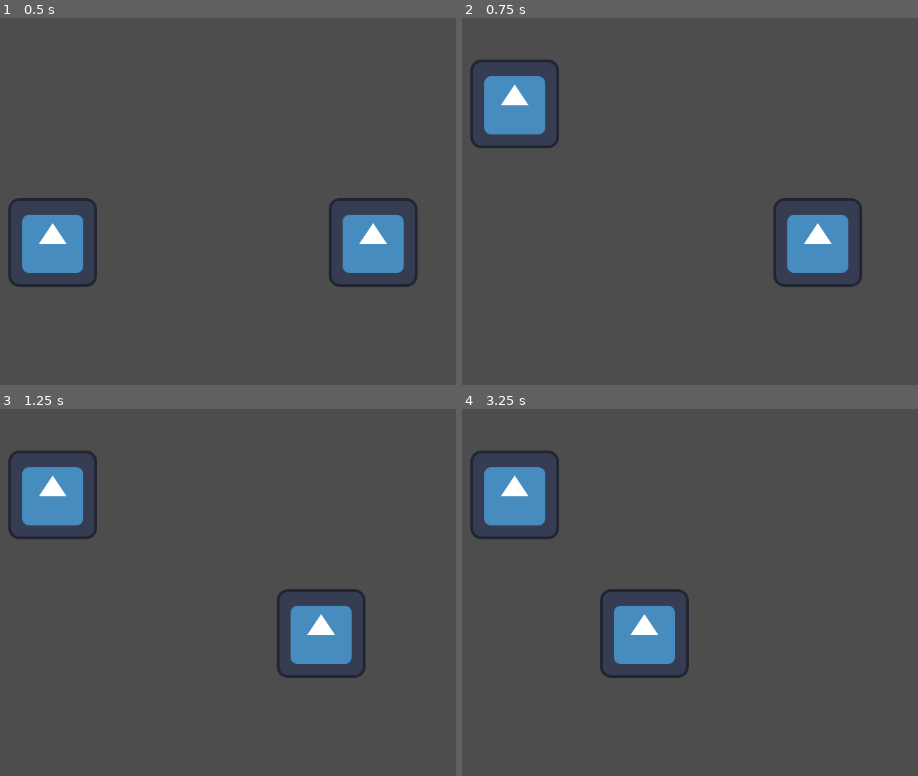
Above: before the commit, frames 1-4 (two rows, left to right).
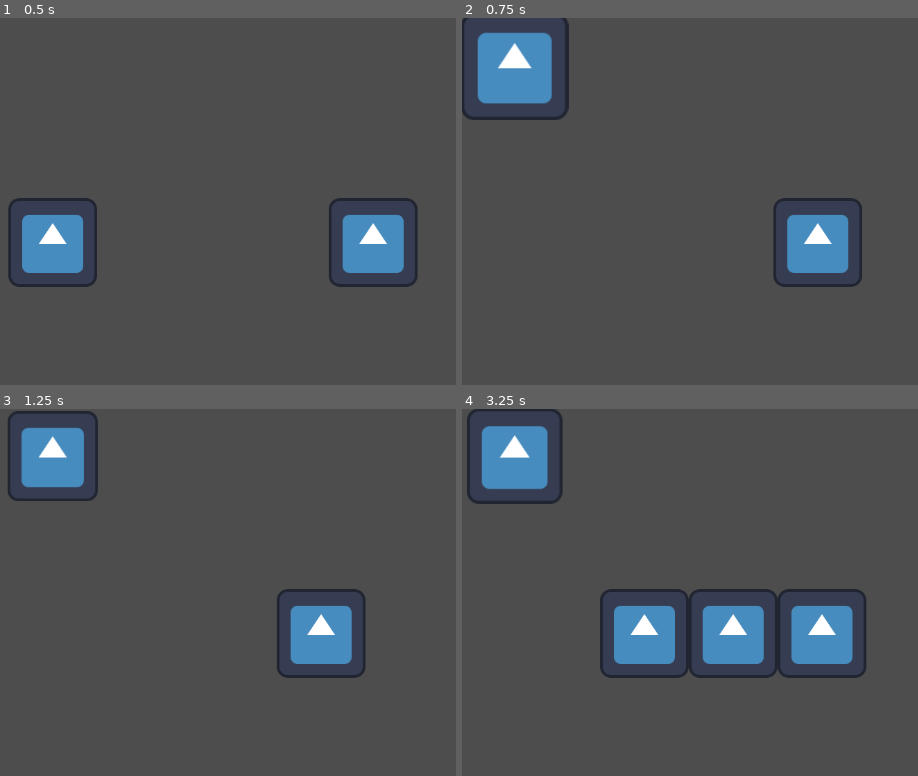
Above: after the commit, the same moments.

Repository: Shuisho10/Flee-3
Game: Godot game, scene res://res/scenes/ingame.tscn
The game is run twice, just before and just after one commit, with the same random seed, the same clock (stepped at 60 frames per second) and the same inputs. Before the commit the project has no main scene; this scene is started directly in both runs. The engine's default icon, where the game draws it, is replaced by a stand-in: a white triangle on a blue panel in a dark square.
Inputs:
- Up to frame 1 (0.5 s): no input
- Up to frame 2 (0.75 s): hold W (button_up) from 0.53 s (still down); hold Space (button_jump) from 0.53 s (still down)
- Up to frame 3 (1.25 s): keep holding W (button_up); keep holding Space (button_jump)
- Up to frame 4 (3.25 s): release W (button_up) at 1.28 s; release Space (button_jump) at 1.28 s; hold S (button_down) 1.28-2.03 s; tap Space (button_jump) at 1.35, 1.52, 1.82, 2.85, 3.02 s; hold Space (button_jump) 2.03-2.78 s; hold W (button_up) from 2.03 s (still down)

Frame 1 is identical in both runs. In frame 2, 4.4% of the frame differs, in the area x 0-24%, y 0-36%; in frame 3, 3.6%; in frame 4, 9.6%, in the area x 1-89%, y 0-74%.

Commit message:
Updated movement and scroller
Player controller:
- Created a seperate scene for the player
- Smooth lerp movement
- Removed buffered jump
- Added animation based jump
Scroller controller:
- Added an algorithm that mesures how much time it passes from an obstacle to the next
- Added an example for spawning obstacles

Diff:
--- a/project.godot
+++ b/project.godot
@@ -11,6 +11,7 @@
 [application]
 
 config/name="Flee-3"
+run/main_scene="res://res/scenes/ingame.tscn"
 config/features=PackedStringArray("4.2", "GL Compatibility")
 config/icon="res://icon.svg"
 
--- a/res/scenes/Scroller.gd
+++ /dev/null
@@ -1,18 +0,0 @@
-class_name Scroller
-extends Node2D
-signal next_obstacle
-
-var scrolled: float = 0
-var speed: float = 100
-var obstacle_distance: float = 128
-var obstacle_count:int = 0
-
-func _process(delta):
-	scrolled += delta
-	if obstacle_count<floor((scrolled*speed)/obstacle_distance):
-		obstacle_count = (scrolled*speed)/obstacle_distance
-		emit_signal("next_obstacle")
-		print("signal emitted [", obstacle_count,"]")
-	position.x = -scrolled*speed
-
-#spawn at next obstacle/pattern based generation/obstacle culling
--- a/res/scenes/ingame.tscn
+++ b/res/scenes/ingame.tscn
@@ -1,27 +1,21 @@
 [gd_scene load_steps=4 format=3 uid="uid://d2jk0phonhmf4"]
 
+[ext_resource type="PackedScene" uid="uid://d3w2kddmqhhql" path="res://res/scenes/player.tscn" id="1_6qvhn"]
 [ext_resource type="Texture2D" uid="uid://cu05je6tanfsq" path="res://icon.svg" id="1_lwqxw"]
-[ext_resource type="Script" path="res://src/core/Player.gd" id="2_7pqx2"]
-[ext_resource type="Script" path="res://res/scenes/Scroller.gd" id="3_mjgfi"]
+[ext_resource type="Script" path="res://src/core/Scroller.gd" id="3_mjgfi"]
 
 [node name="Ingame" type="Node2D"]
 
-[node name="Player" type="Sprite2D" parent="." node_paths=PackedStringArray("current_scene")]
+[node name="Player" parent="." node_paths=PackedStringArray("current_scene") instance=ExtResource("1_6qvhn")]
 position = Vector2(-500, 0)
-texture = ExtResource("1_lwqxw")
-script = ExtResource("2_7pqx2")
 current_scene = NodePath("../Escena")
-
-[node name="Timer" type="Timer" parent="Player"]
-one_shot = true
 
 [node name="Main" type="Camera2D" parent="."]
 
 [node name="Escena" type="Node2D" parent="."]
 script = ExtResource("3_mjgfi")
+example = ExtResource("1_lwqxw")
 
-[node name="Icon" type="Sprite2D" parent="Escena"]
+[node name="obstacle" type="Sprite2D" parent="Escena"]
 position = Vector2(12, 0)
 texture = ExtResource("1_lwqxw")
-
-[connection signal="next_obstacle" from="Escena" to="Player" method="_on_escena_next_obstacle"]
--- /dev/null
+++ b/res/scenes/player.tscn
@@ -0,0 +1,34 @@
+[gd_scene load_steps=5 format=3 uid="uid://d3w2kddmqhhql"]
+
+[ext_resource type="Texture2D" uid="uid://cu05je6tanfsq" path="res://icon.svg" id="1_4t0if"]
+[ext_resource type="Script" path="res://src/core/Player.gd" id="2_ammic"]
+
+[sub_resource type="Animation" id="Animation_6qrqj"]
+resource_name = "jump"
+tracks/0/type = "value"
+tracks/0/imported = false
+tracks/0/enabled = true
+tracks/0/path = NodePath(".:scale")
+tracks/0/interp = 2
+tracks/0/loop_wrap = true
+tracks/0/keys = {
+"times": PackedFloat32Array(0, 0.5, 1),
+"transitions": PackedFloat32Array(1, 1, 1),
+"update": 0,
+"values": [Vector2(1, 1), Vector2(1.285, 1.285), Vector2(1, 1)]
+}
+
+[sub_resource type="AnimationLibrary" id="AnimationLibrary_v53hp"]
+_data = {
+"jump": SubResource("Animation_6qrqj")
+}
+
+[node name="Player" type="Sprite2D"]
+texture = ExtResource("1_4t0if")
+script = ExtResource("2_ammic")
+
+[node name="AnimationPlayer" type="AnimationPlayer" parent="."]
+unique_name_in_owner = true
+libraries = {
+"": SubResource("AnimationLibrary_v53hp")
+}
--- a/src/core/Player.gd
+++ b/src/core/Player.gd
@@ -1,52 +1,33 @@
 extends Sprite2D
 
+@export var current_scene : Scroller
+
 var lane: int = 0
-@export var lane_size: int = 2
-@export var lane_distance :Vector2 = Vector2(1,100)
-@export var current_scene :Scroller
-var buffer_jump: bool = true
-var is_grounded: bool = true
-@onready var timer: Timer = $Timer
+@onready var anim :AnimationPlayer= %AnimationPlayer
 
 #Move player to lane
-func _process(_delta):
-	position.y = lane * lane_distance.y
+func _process(delta):
+	position.y = lerpf(position.y,lane * current_scene.obs_size.y, delta *20)
+	if Input.is_action_pressed("button_jump") and anim.current_animation=="":
+		jump()
 
-func jump():
-	if buffer_jump and is_grounded:
-		print("jumped")
-		is_grounded = false
-		#cancel at 3 steps
-		timer.start(1)
-		timer.timeout.connect(reset_jump)
 
-func _input(e):
+func _input(_e):
 	if Input.is_action_just_pressed("button_down"):
 		move_up()
 	if Input.is_action_just_pressed("button_up"):
 		move_down()
-	if Input.is_action_just_pressed("button_jump"):
-		if is_grounded and not buffer_jump:
-			print("in buffer")
-			buffer_jump = true
 
 
 
-func reset_jump():
-	print("reset")
-	is_grounded = true
-	buffer_jump = false
+func jump():
+	anim.play("jump",1,2.0)
 
-func is_jumping():
-	return not is_grounded
 
 func move_up():
-	if lane_size > lane:
+	if current_scene.lane_size > lane:
 		lane += 1
 
 func move_down():
-	if -lane_size < lane:
+	if -current_scene.lane_size < lane:
 		lane -= 1
-
-func _on_escena_next_obstacle():
-	jump()
--- /dev/null
+++ b/src/core/Scroller.gd
@@ -0,0 +1,30 @@
+class_name Scroller
+extends Node2D
+signal next_obstacle
+
+var scrolled: float = 0
+var speed: float = 100
+var lane_size:int = 2
+var obs_count:int = 0
+var obs_size: Vector2 = Vector2(128,128)
+@export var example: Texture2D
+
+func _process(delta):
+	scrolled += delta
+	if obs_count<floor((scrolled*speed)/obs_size.x):
+		obs_count = int((scrolled*speed)/obs_size.x)
+		emit_signal("next_obstacle")
+		print("signal emitted [", obs_count,"]")
+		_spawn()
+	position.x = -scrolled*speed
+
+func _spawn():
+	var sprite2d := Sprite2D.new() # Create a new Sprite2D.
+	sprite2d.texture = example
+	sprite2d.global_position = Vector2(12+obs_size.x*obs_count,0)
+	add_child(sprite2d)
+
+func time_per_obsticle():
+	return obs_size.x/speed
+
+#spawn at next obstacle/pattern based generation/obstacle culling
